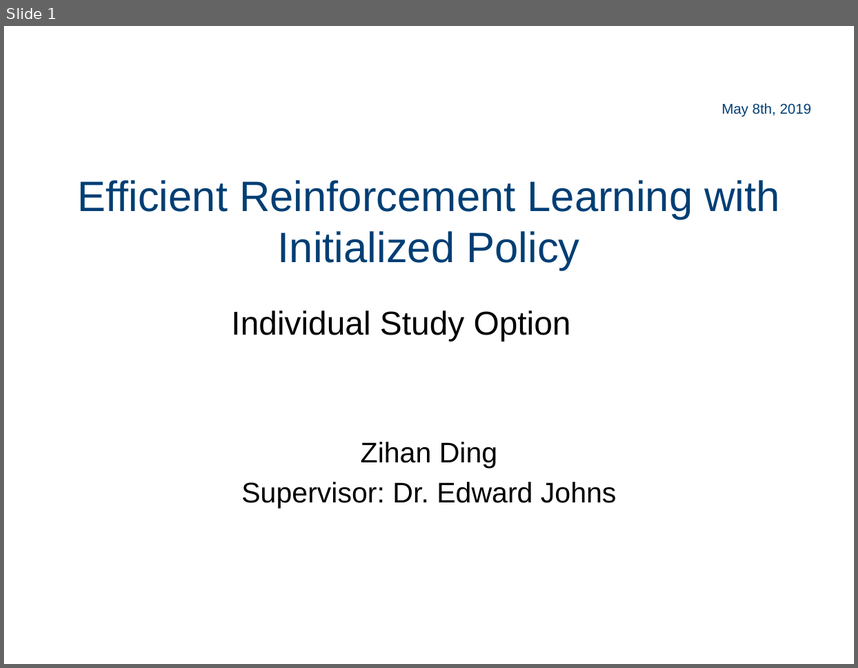
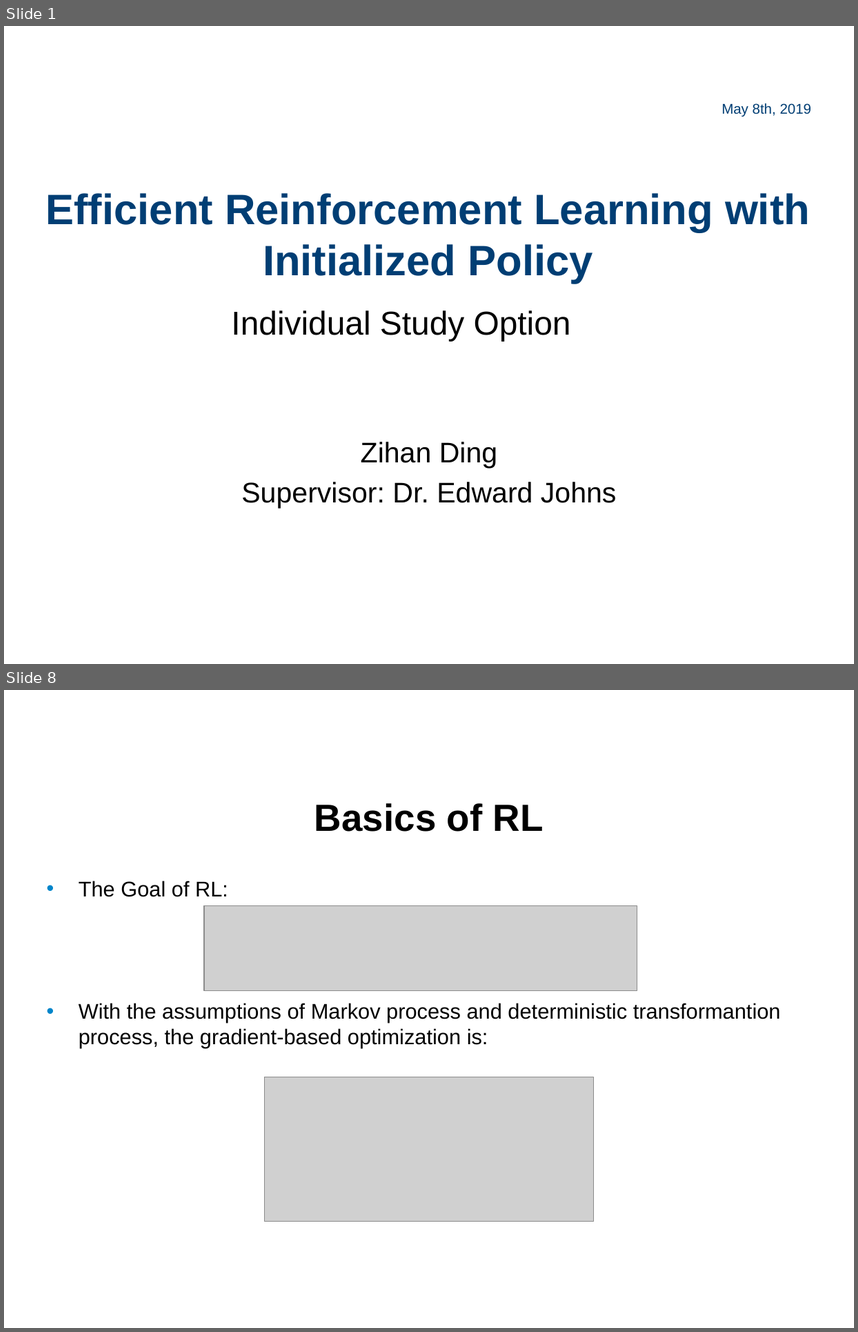
Before and after one commit to quantumiracle/Benchmark-Efficient-Reinforcement-Learning-with-Demonstrations, a slide deck: document/PPT/ISO_pre.pptx. Shown one above the other, each under a label of ours: slide 1 before the commit, slides 1 and 8 after it; the slides between them are not shown. The pictures are 858x668 and 858x1332 pixels, drawn with LibreOffice and Linux fonts; fonts in the diff are those of the drawing; grey boxes stand for pictures; background and template pictures are left out. Boxes give left, top, right and bottom in pixels: in the first picture for what was removed or moved away, otherwise in the second. Text is boxed around its words. In the diff, an @@ line names an element or a change of style, - is before the commit and + after.

```diff
--- a/document/PPT/ISO_pre.pptx
+++ b/document/PPT/ISO_pre.pptx
@@ slide 8 added at <box>4,690,854,1328</box>, background picture (left out) @@
@@ title added at <box>314,803,543,831</box>, 32 pt, text #000000, bold @@
+Basics of RL
@@ text added at <box>79,880,228,897</box>, 18 pt, text #000000 @@
+• The Goal of RL:
@@ picture added at <box>204,906,637,991</box> @@
@@ text added at <box>79,1003,781,1048</box>, 18 pt, text #000000 @@
+• With the assumptions of Markov process and deterministic transformantion process, the gradient-based optimization is:
@@ picture added at <box>265,1077,594,1221</box> @@
@@ slide 1 changed as well @@
@@ title "Efficient Reinforcement Learning with Initialized ...": place and size @@
-title "Efficient Reinforcement Learning with Initialized ..." at <box>77,180,780,270</box>
+title "Efficient Reinforcement Learning with Initialized ..." at <box>45,193,810,283</box>
@@ title "Efficient Reinforcement Learning with Initialized ..." at <box>45,193,810,283</box>: bold on @@
```
Also in this commit, not shown: 1 other slide changed, 32 other slides added, 7 slides removed, 26 other files.
